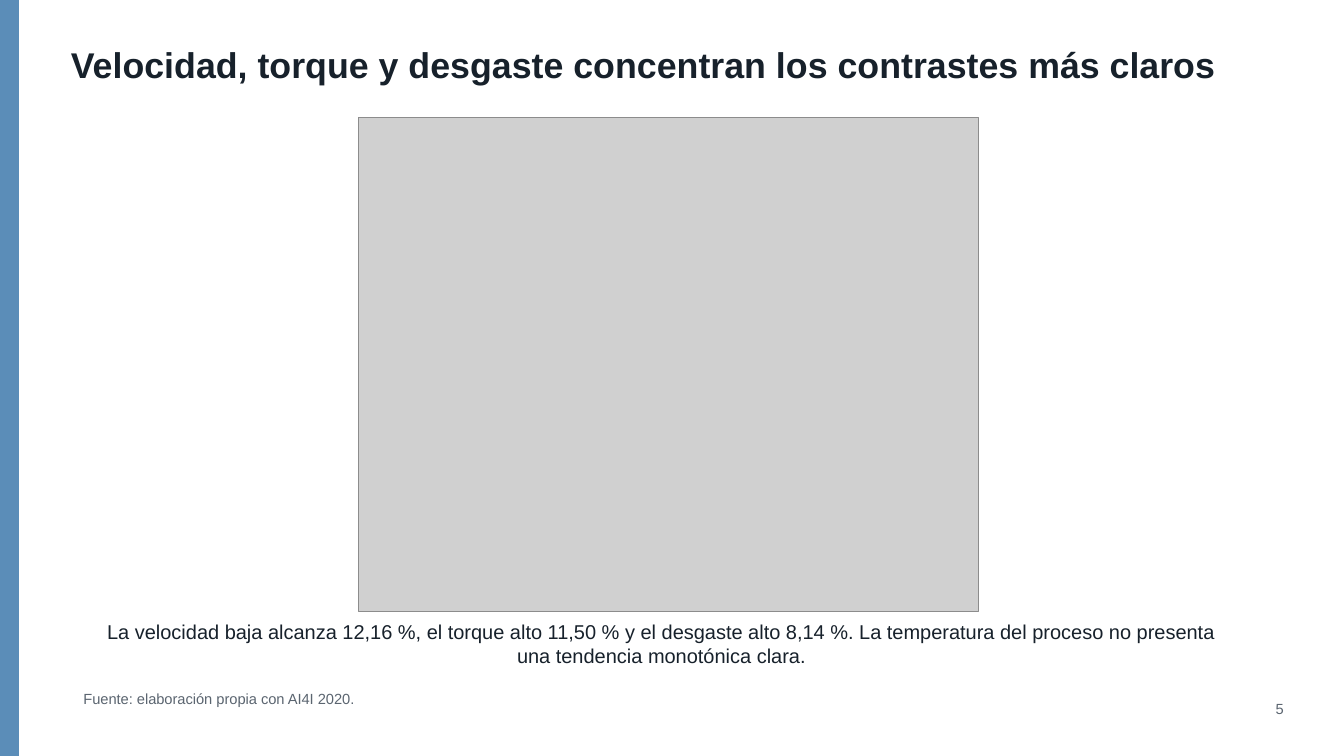
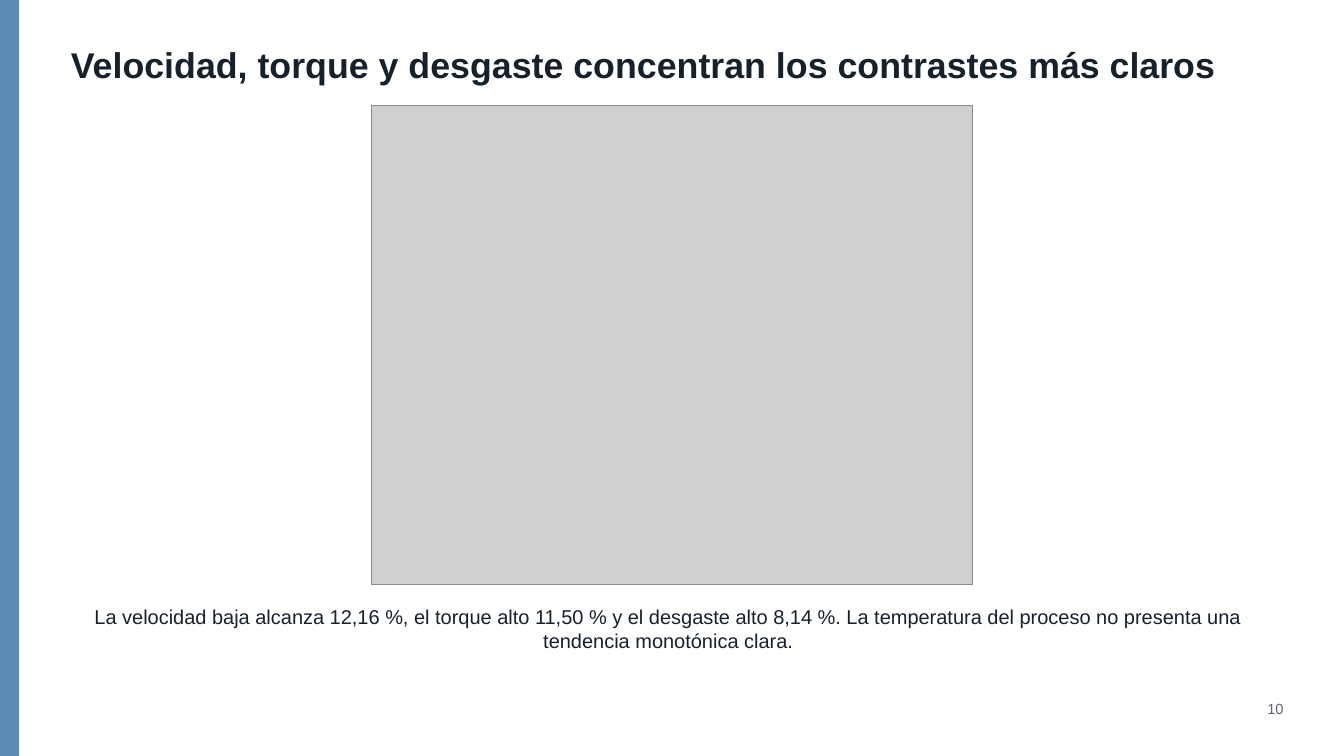
Before and after one commit to alexander-seor/proyecto-grupo9-mcdi500, a slide deck: slide 10 of F4/presentacion_f4_grupo9.pptx (slide 5 before the commit). Drawn at 1344x756 pixels with LibreOffice and Linux fonts; fonts in the diff are those of the drawing; grey boxes stand for pictures. Boxes give left, top, right and bottom in pixels: in the first picture for what was removed or moved away, otherwise in the second. Text is boxed around its words. In the diff, an @@ line names an element or a change of style, - is before the commit and + after.

```diff
--- a/F4/presentacion_f4_grupo9.pptx
+++ b/F4/presentacion_f4_grupo9.pptx
@@ picture: place and size @@
-picture at box(359, 118, 979, 612)
+picture at box(371, 106, 973, 585)
@@ text "La velocidad baja alcanza 12,16 ..." rewrapped from box(107, 624, 1215, 664) to box(94, 609, 1240, 649) @@
@@ text removed at box(83, 693, 355, 707) @@
-Fuente: elaboración propia con AI4I 2020.
@@ text at box(1267, 704, 1283, 714): text changed @@
-5
+10
```
Also in this commit, not shown: 5 other slides changed, 6 slides added, 1 slide removed.
